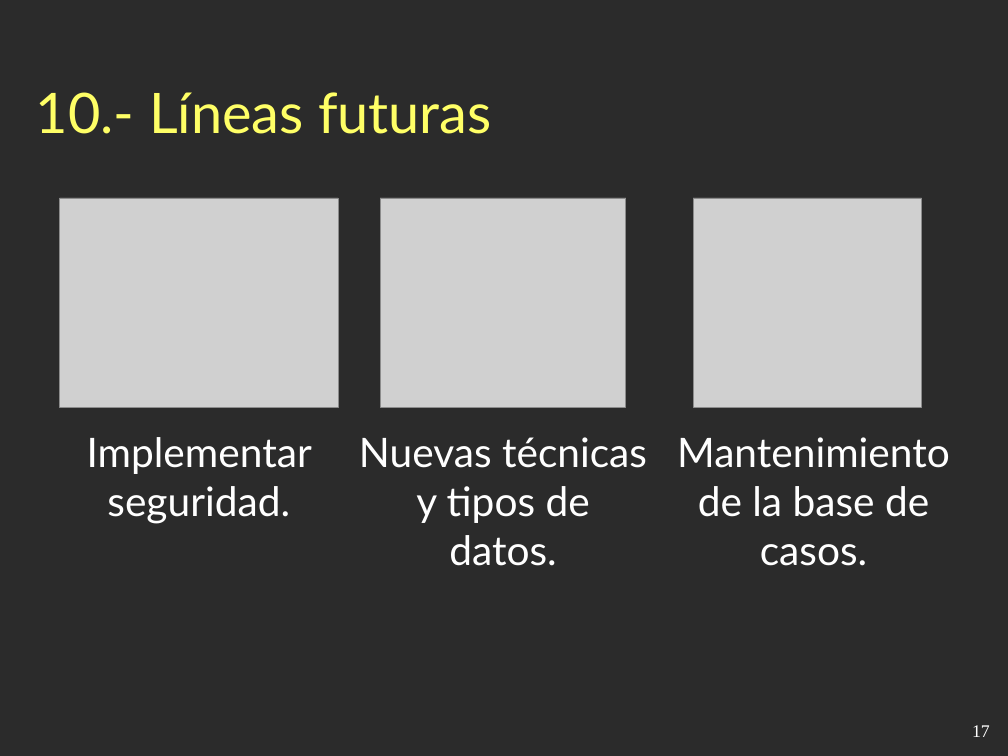
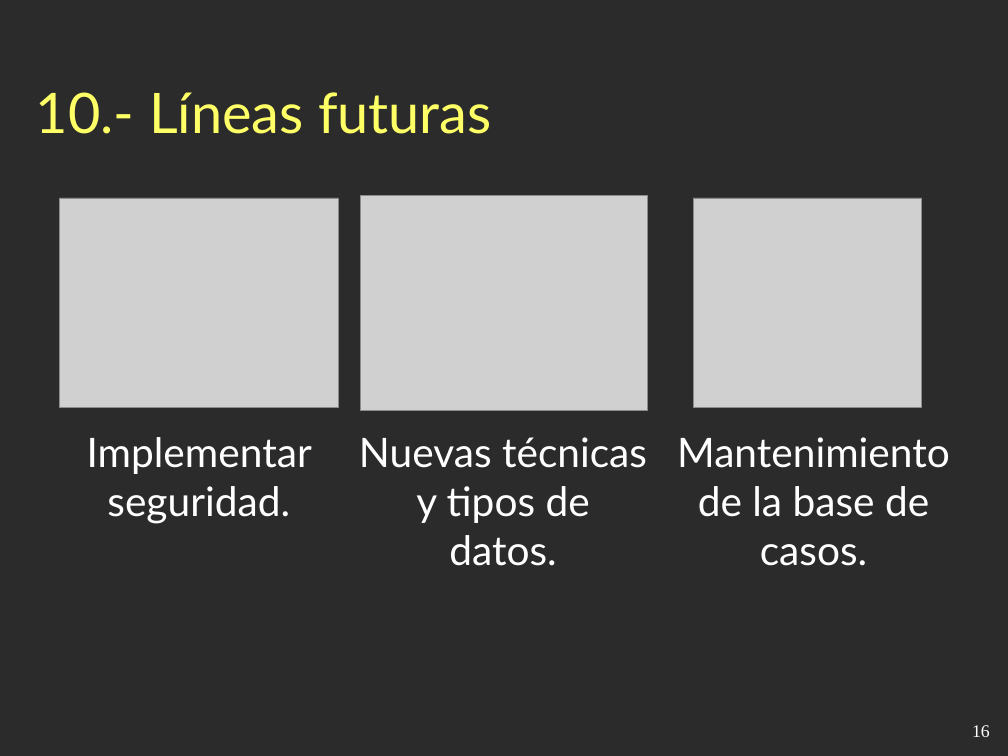
Before and after one commit to esbaixauli/proyecto-ii-ubu, a slide deck: slide 16 of trunk/Documentación/Presentación.odp (slide 17 before the commit). Drawn at 1008x756 pixels with LibreOffice and Linux fonts; fonts in the diff are those of the drawing; grey boxes stand for pictures; background and template pictures are left out; a plain dark background stands for a picture behind light text. Boxes give left, top, right and bottom in pixels: in the first picture for what was removed or moved away, otherwise in the second. Text is boxed around its words. In the diff, an @@ line names an element or a change of style, - is before the commit and + after.

```diff
--- a/trunk/Documentación/Presentación.odp
+++ b/trunk/Documentación/Presentación.odp
@@ picture: place and size @@
-picture at bbox=[381, 198, 627, 407]
+picture at bbox=[360, 196, 648, 411]
@@ page number at bbox=[972, 725, 990, 737]: text changed @@
-17
+16
```
Also in this commit, not shown: 2 other slides changed, 1 slide removed.
